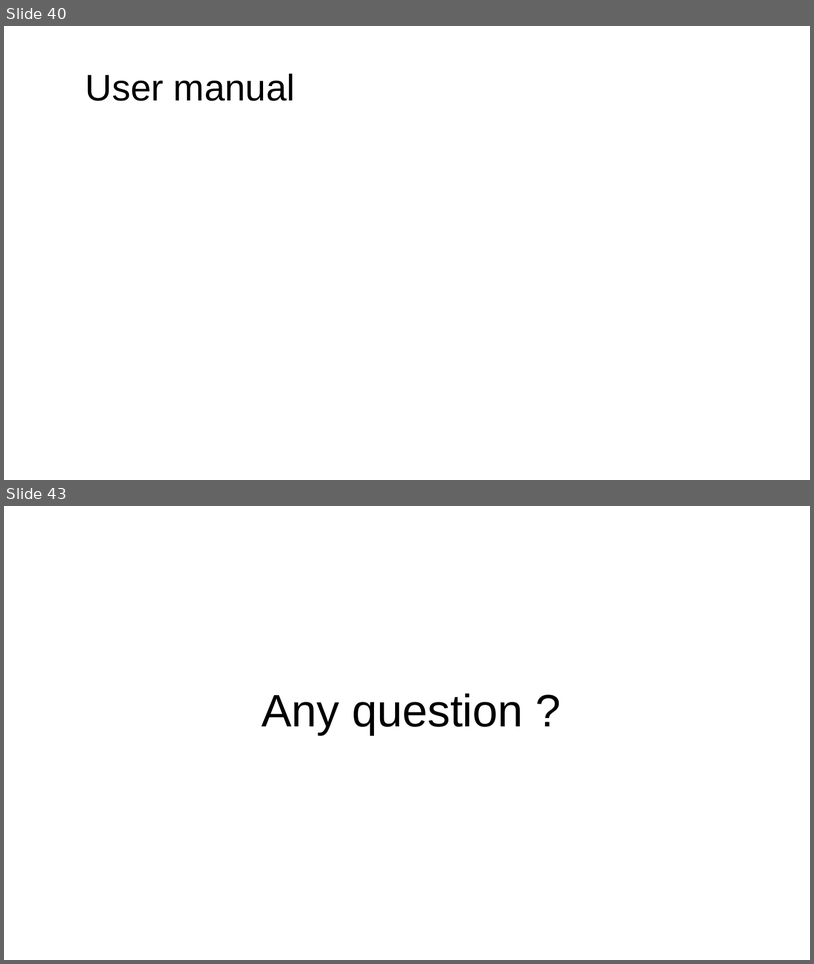
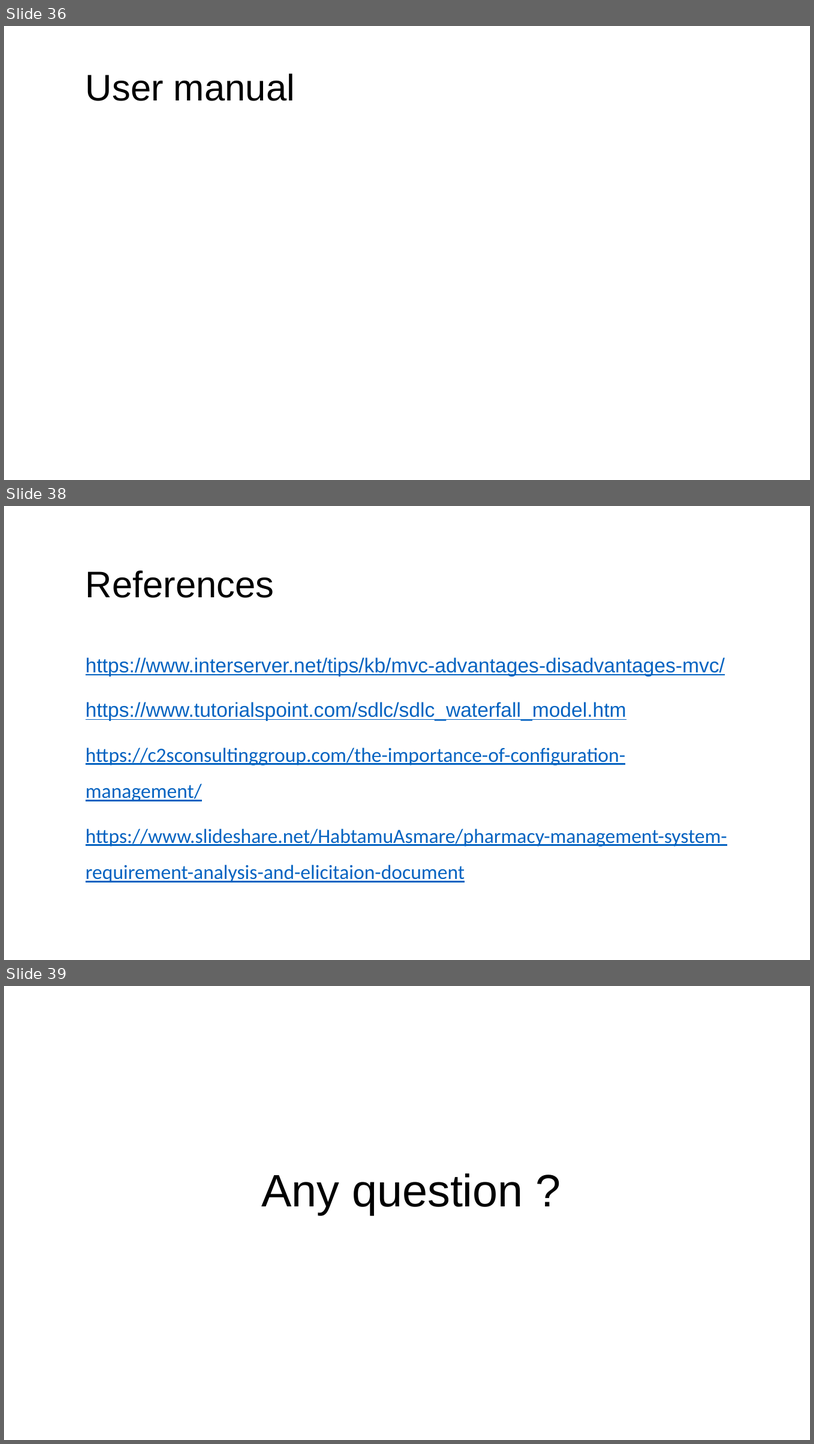
Before and after one commit to sdaisyna/PharmacyMS, a slide deck: Design/Medino Pharmacy.pptx. Shown one above the other, each under a label of ours: slides 40 and 43 before the commit, slides 36, 38 and 39 after it; the slides between them are not shown. The pictures are 814x964 and 814x1444 pixels, drawn with LibreOffice and Linux fonts; fonts in the diff are those of the drawing. Boxes give left, top, right and bottom in pixels: in the first picture for what was removed or moved away, otherwise in the second. Text is boxed around its words. In the diff, an @@ line names an element or a change of style, - is before the commit and + after.

```diff
--- a/Design/Medino Pharmacy.pptx
+++ b/Design/Medino Pharmacy.pptx
@@ slide 38 added at [4,506,810,960], background #FFFFFF @@
@@ title added at [86,570,275,598], 44 pt, text #000000 @@
+References
@@ text added at [86,657,728,882], 24 pt, text #0563C1, underline @@
+https://www.interserver.net/tips/kb/mvc-advantages-disadvantages-mvc/
+https://www.tutorialspoint.com/sdlc/sdlc_waterfall_model.htm
+https://c2sconsultinggroup.com/the-importance-of-configuration-management/
+https://www.slideshare.net/HabtamuAsmare/pharmacy-management-system-requirement-analysis-and-elicitaion-document
@@ what was slide 40 is now slide 36 @@
@@ what was slide 43 is now slide 39 @@
```
Also in this commit, not shown: 16 slides changed, 7 other slides added, 12 slides removed, 2 other files.
